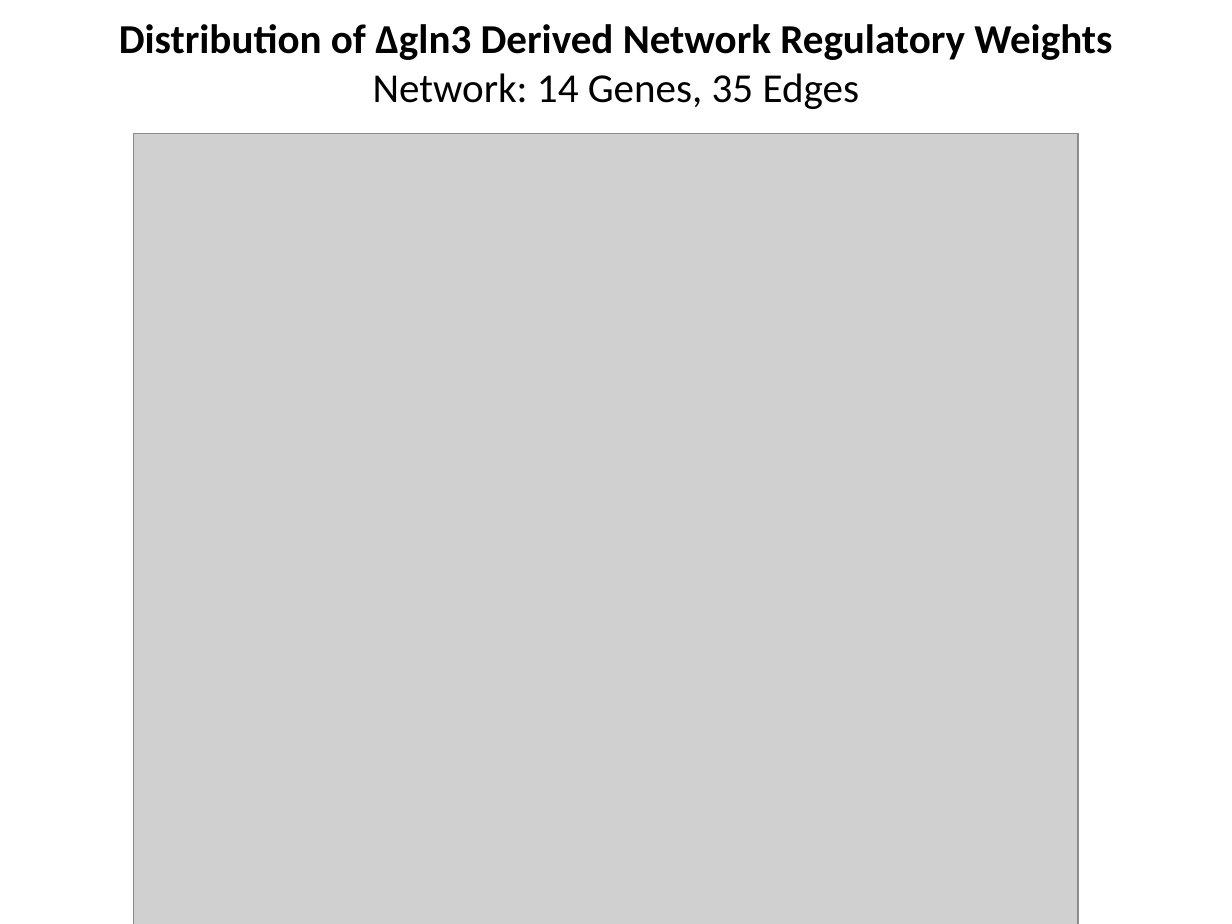
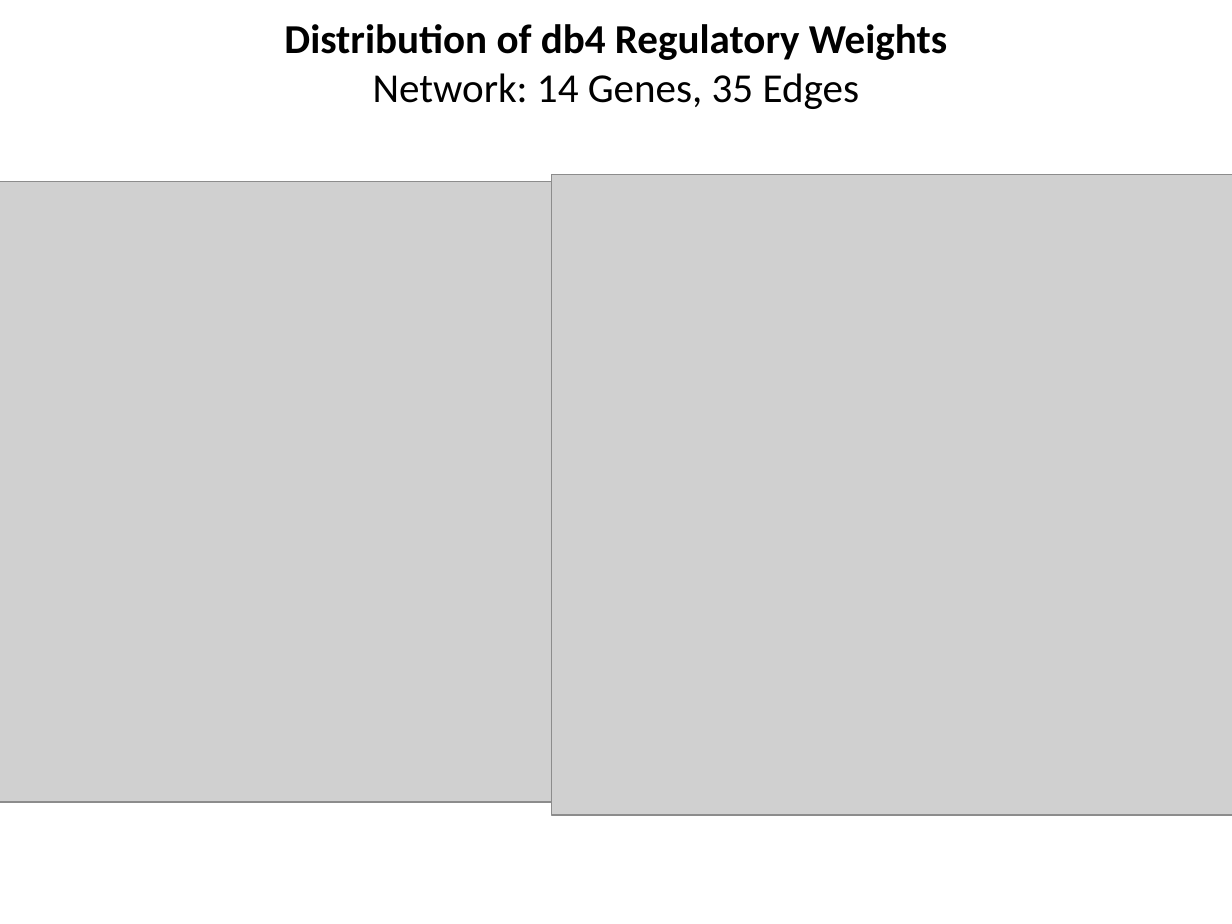
Before and after one commit to kdahlquist/DahlquistLab, a slide deck: slide 6 of documents/Weight-Distributions_Six-Networks_BK2017213.pptx (slide 5 before the commit). Drawn at 1232x924 pixels with LibreOffice and Linux fonts; fonts in the diff are those of the drawing; grey boxes stand for pictures. Boxes give left, top, right and bottom in pixels: in the first picture for what was removed or moved away, otherwise in the second. Text is boxed around its words. In the diff, an @@ line names an element or a change of style, - is before the commit and + after.

```diff
--- a/documents/Weight-Distributions_Six-Networks_BK2017213.pptx
+++ b/documents/Weight-Distributions_Six-Networks_BK2017213.pptx
@@ title at [284, 24, 947, 109]: text changed @@
-Distribution of ∆gln3 Derived Network Regulatory Weights
-Network: 14 Genes, 35 Edges
+Distribution of db4 Regulatory Weights
+Network: 14 Genes, 35 Edges
@@ picture removed at [133, 133, 1078, 924] @@
@@ picture added at [552, 175, 1232, 816] @@
@@ picture added at [0, 181, 697, 802] @@
```
Also in this commit, not shown: 6 other slides changed, 1 slide added.
